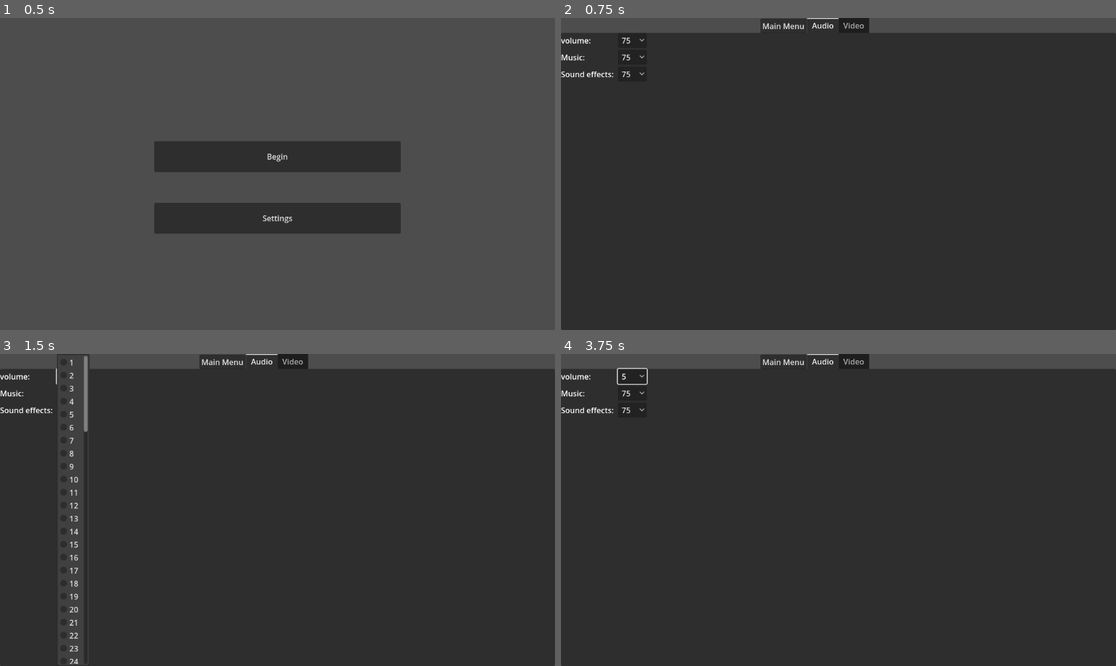
Above: before the commit, frames 1-4 (two rows, left to right).
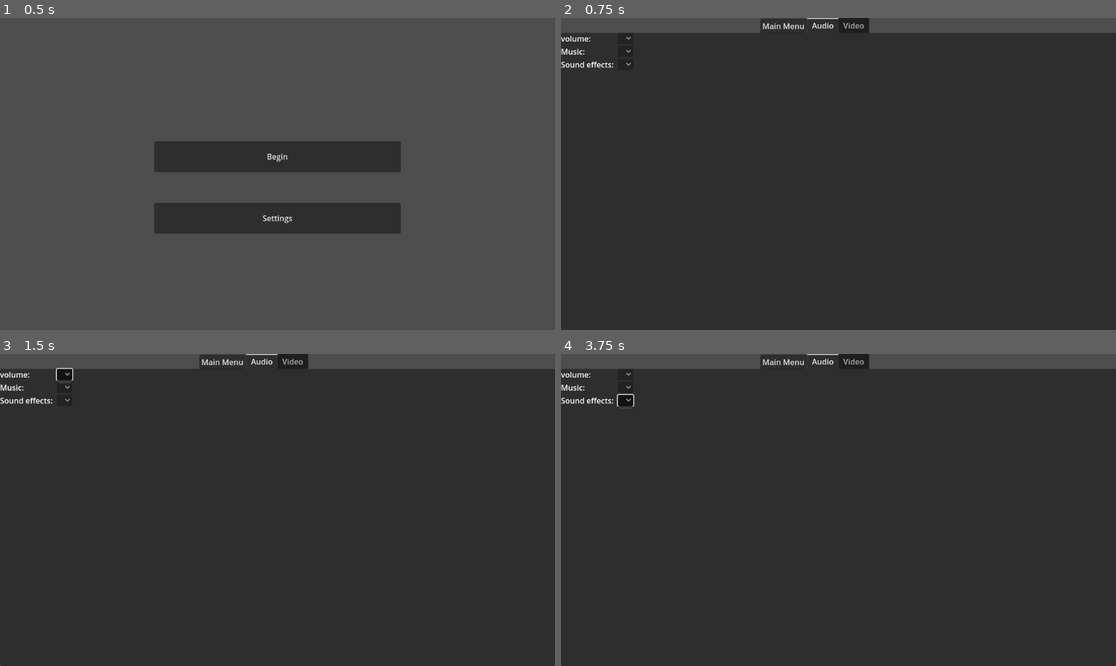
Above: after the commit, the same moments.

Repository: DrakeborgDev/elemastar
Game: Godot game, scene res://menus/main_menu.tscn
The game is run twice, just before and just after one commit, with the same random seed, the same clock (stepped at 60 frames per second) and the same inputs.
Inputs (mouse positions are in pixels of both pictures, inside the frame that each line leads up to; where the layout moved, square brackets give the same spot in the first picture):
- Up to frame 1 (0.5 s): no input
- Up to frame 2 (0.75 s): click "Settings" at 0.5 s
- Up to frame 3 (1.5 s): click (66, 375) [72, 375] at 1.25 s
- Up to frame 4 (3.75 s): click (627, 388) [633, 394] at 2 s; click (627, 375) [633, 375] at 2.75 s; click (627, 400) [633, 410] at 3.5 s

Frame 1 is identical in both runs. In frame 2, 0.4% of the frame differs, in the area x 0-16%, y 5-19%; in frame 3, 1.2%, in the area x 0-17%, y 0-100%; in frame 4, 0.6%.
Error after the commit: Parse Error: Identifier "GlobalValues" not declared in the current scope. (res://scripts/settings.gd:10)

Commit message:
Added JSON parsing for regions

Diff:
--- /dev/null
+++ b/JSON/Regions/glacier.json
@@ -0,0 +1,12 @@
+{
+	"name": "Glacial summit",
+	"description": "",
+	"affinities": [
+		"Water",
+		"Light"
+	],
+	"enemies": [
+		"beacon",
+		"kraken"
+	]
+}
--- a/JSON/Regions/trench.json
+++ b/JSON/Regions/trench.json
@@ -3,10 +3,10 @@
 	"description": "A Dark and sodden abyss",
 	"affinities": [
 		"Water",
-		"Light"
+		"Dark"
 	],
 	"enemies": [
-		"Jellyfish",
-		"Kraken"
+		"jellyfish",
+		"kraken"
 	]
 }
--- a/scripts/battle_select.gd
+++ b/scripts/battle_select.gd
@@ -1,9 +1,56 @@
 extends Node2D
 
+func _ready() -> void:
+
+	if  GlobalValues.allRegions == []:
+		print("No data found, loading new data")
+		for curFile in DirAccess.get_files_at("res://JSON/Regions"):
+			var curPath = "res://JSON/Regions/"+curFile
+			var curFile_as_text = FileAccess.get_file_as_string(curPath)
+			var json = JSON.new()
+			var curFile_as_dict = json.parse(curFile_as_text)
+			if curFile_as_dict == OK:
+				var data = json.data
+				print(json.get_data())
+				%regionSelector.add_item(data.name)
+
+				#add the json object to the allRegions list
+				GlobalValues.allRegions.append(curFile_as_text)
+			else:
+				print("JSON Parse Error: ", json.get_error_message(), " in ", curFile, " at line ", json.get_error_line())
+			print(GlobalValues.allRegions)
+	else:
+		for region in GlobalValues.allRegions:
+			var json = JSON.new()
+			var _curRegion_as_dict = json.parse(region)
+			var data = json.data
+			%regionSelector.add_item(data.name)
+		print("Reusing previous data")
 
 func _on_back_pressed() -> void:
 	get_tree().change_scene_to_file("res://menus/hub_menu.tscn")
 
+func _on_fight_pressed() -> void:
+	var fightData
+	for region in GlobalValues.allRegions:
+		var json = JSON.new()
+		var _curRegion = json.parse(region)
+		var curData = json.data
+		if curData.name == %regionSelector.get_item_text(%regionSelector.get_selected_id()):
+			print("found The region")
+			fightData = curData
 
-func _on_fight_pressed() -> void:
+	var affinitySize
+	if fightData.affinities != null:
+		affinitySize = fightData.affinities.size()-1
+	var enemySize
+	if fightData.enemies != null:
+		enemySize = fightData.enemies.size()-1
+
+	GlobalValues.activeRegion = %regionSelector.get_item_text(%regionSelector.get_selected_id())
+	GlobalValues.affinityElement = fightData.affinities[randi_range(0, affinitySize)]
+	GlobalValues.opponent = fightData.enemies[randi_range(0, enemySize)]
+	GlobalValues.affinityModifier = 0
+	#print(fightData)
+	print("Region: ", str(GlobalValues.activeRegion), ", Element: ", str(GlobalValues.affinityElement), ", Versing: ", str(GlobalValues.opponent), ", Resetting Affinity Modifier")
 	get_tree().change_scene_to_file("res://menus/battle_menus/fight.tscn")
--- a/scripts/fight.gd
+++ b/scripts/fight.gd
@@ -1,6 +1,7 @@
 extends Node2D
 
-
+func _ready() -> void:
+	print("")
 
 func _on_back_pressed() -> void:
 	get_tree().change_scene_to_file("res://menus/battle_menus/select.tscn")
--- /dev/null
+++ b/scripts/global_values.gd
@@ -0,0 +1,19 @@
+extends Node
+
+# settings
+var masterVol = 75
+var sfxVol = 75
+var musicVol = 75
+
+# progress
+var xp
+var bittergems
+var unlocked
+var equipped
+
+# battle vars
+var allRegions = []
+var activeRegion
+var affinityElement
+var affinityModifier
+var opponent
--- a/scripts/settings.gd
+++ b/scripts/settings.gd
@@ -1,27 +1,30 @@
 extends Control
 
 func _ready() -> void:
-	var i = 1
+	var i = 0
 	while i <= 100:
 		$TabContainer/Audio/masterVol.add_item(str(i))
 		$TabContainer/Audio/MusicVol.add_item(str(i))
 		$TabContainer/Audio/sfxVol.add_item(str(i))
 		i = i+1
-	$TabContainer/Audio/masterVol.select(74)
-	$TabContainer/Audio/MusicVol.select(74)
-	$TabContainer/Audio/sfxVol.select(74)
+	$TabContainer/Audio/masterVol.select(GlobalValues.masterVol)
+	$TabContainer/Audio/MusicVol.select(GlobalValues.musicVol)
+	$TabContainer/Audio/sfxVol.select(GlobalValues.sfxVol)
 
 func _on_main_menu_pressed() -> void:
 	get_tree().change_scene_to_file("res://menus/main_menu.tscn")
 
 
 func _on_sfx_vol_item_selected(index: int) -> void:
-	AudioServer.set_bus_volume_db(2, index-1)
+	AudioServer.set_bus_volume_db(2, index)
+	GlobalValues.sfxVol = index
 
 
 func _on_music_vol_item_selected(index: int) -> void:
-	AudioServer.set_bus_volume_db(1, index-1)
+	AudioServer.set_bus_volume_db(1, index)
+	GlobalValues.musicVol = index
 
 
 func _on_master_vol_item_selected(index: int) -> void:
-	AudioServer.set_bus_volume_db(0, index-1)
+	AudioServer.set_bus_volume_db(0, index)
+	GlobalValues.masterVol = index
Not shown, added: scripts/global_values.gd.uid
